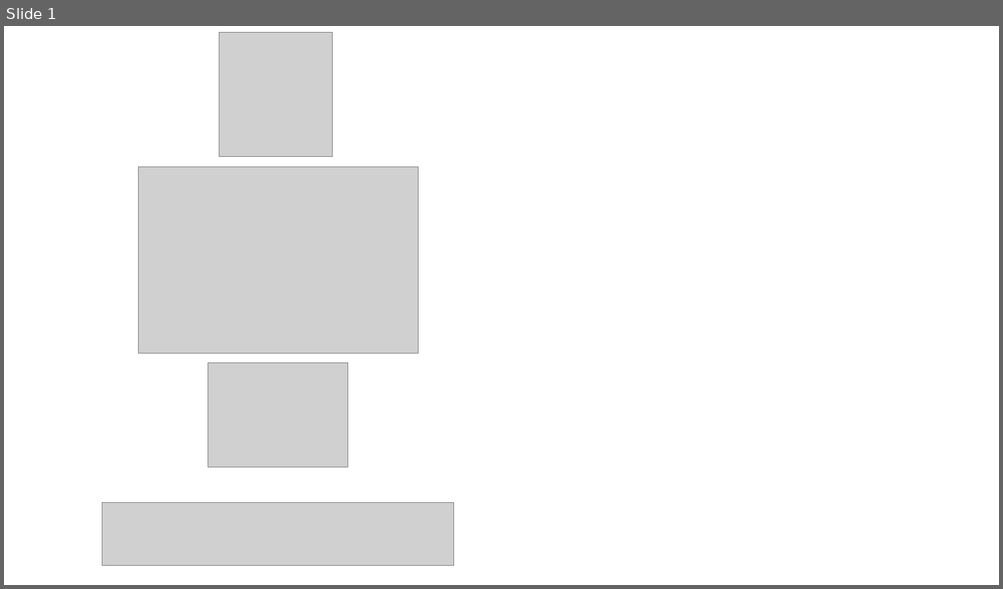
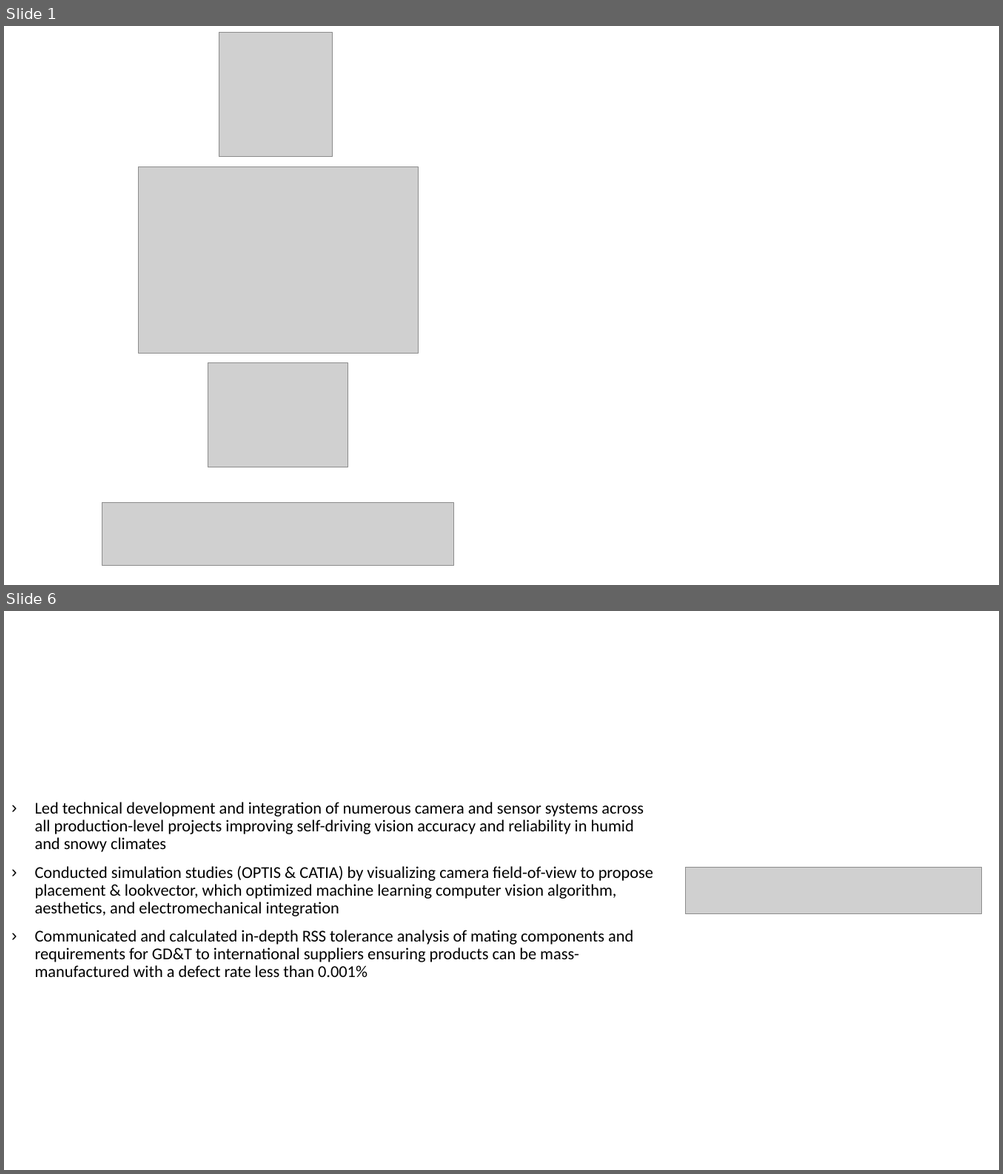
Before and after one commit to mobarrats/mobarrats.github.io, a slide deck: assets/img/Presentation1.pptx. Shown one above the other, each under a label of ours: slide 1 before the commit, slides 1 and 6 after it; the slides between them are not shown. The pictures are 1003x589 and 1003x1174 pixels, drawn with LibreOffice and Linux fonts; fonts in the diff are those of the drawing; grey boxes stand for pictures. Boxes give left, top, right and bottom in pixels: in the first picture for what was removed or moved away, otherwise in the second. Text is boxed around its words. In the diff, an @@ line names an element or a change of style, - is before the commit and + after.

```diff
--- a/assets/img/Presentation1.pptx
+++ b/assets/img/Presentation1.pptx
@@ slide 6 added at (4, 611, 999, 1170), background #FFFFFF @@
@@ text added at (35, 802, 653, 977), 16 pt, text #000000 @@
+› Led technical development and integration of numerous camera and sensor systems across all production-level projects improving self-driving vision accuracy and reliability in humid and snowy climates
+› Conducted simulation studies (OPTIS & CATIA) by visualizing camera field-of-view to propose placement & lookvector, which optimized machine learning computer vision algorithm, aesthetics, and electromechanical integration
+› Communicated and calculated in-depth RSS tolerance analysis of mating components and requirements for GD&T to international suppliers ensuring products can be mass-manufactured with a defect rate less than 0.001%
@@ picture added at (686, 868, 982, 914) @@
```
Also in this commit, not shown: 6 other slides added, 8 other files.
